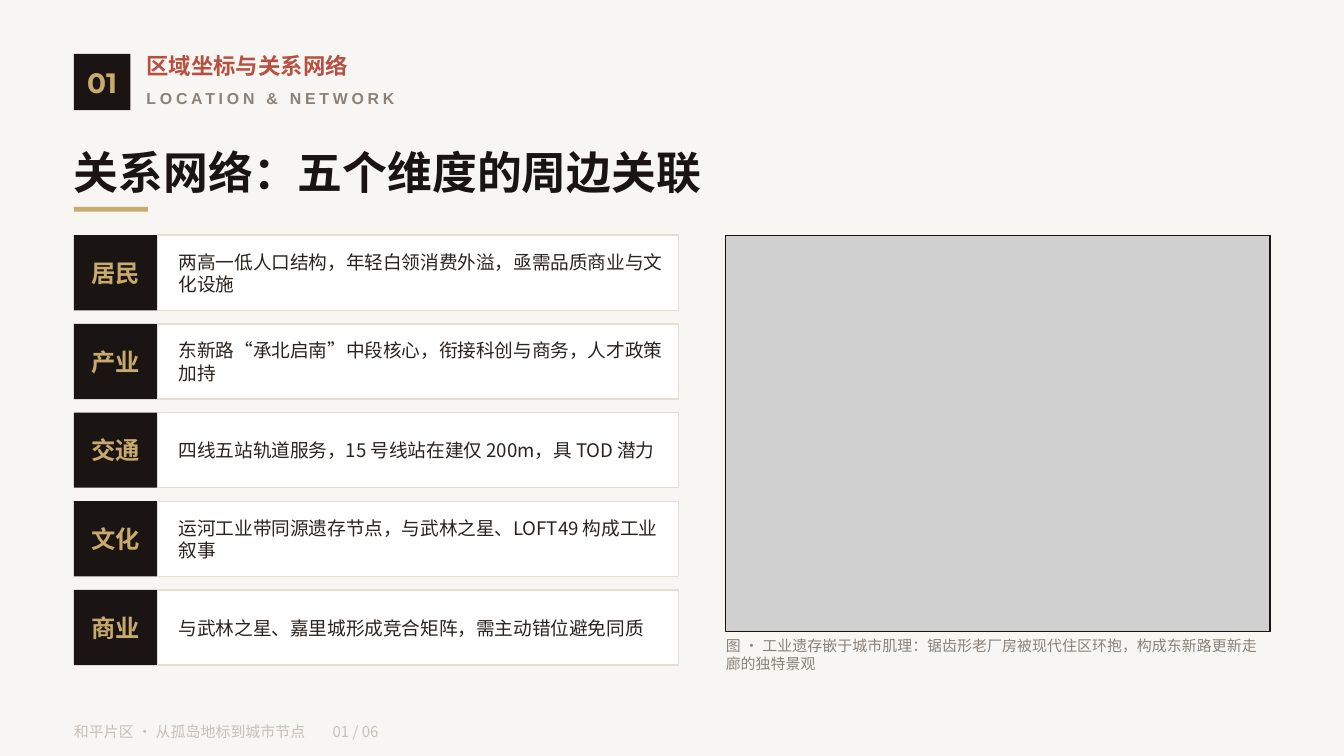
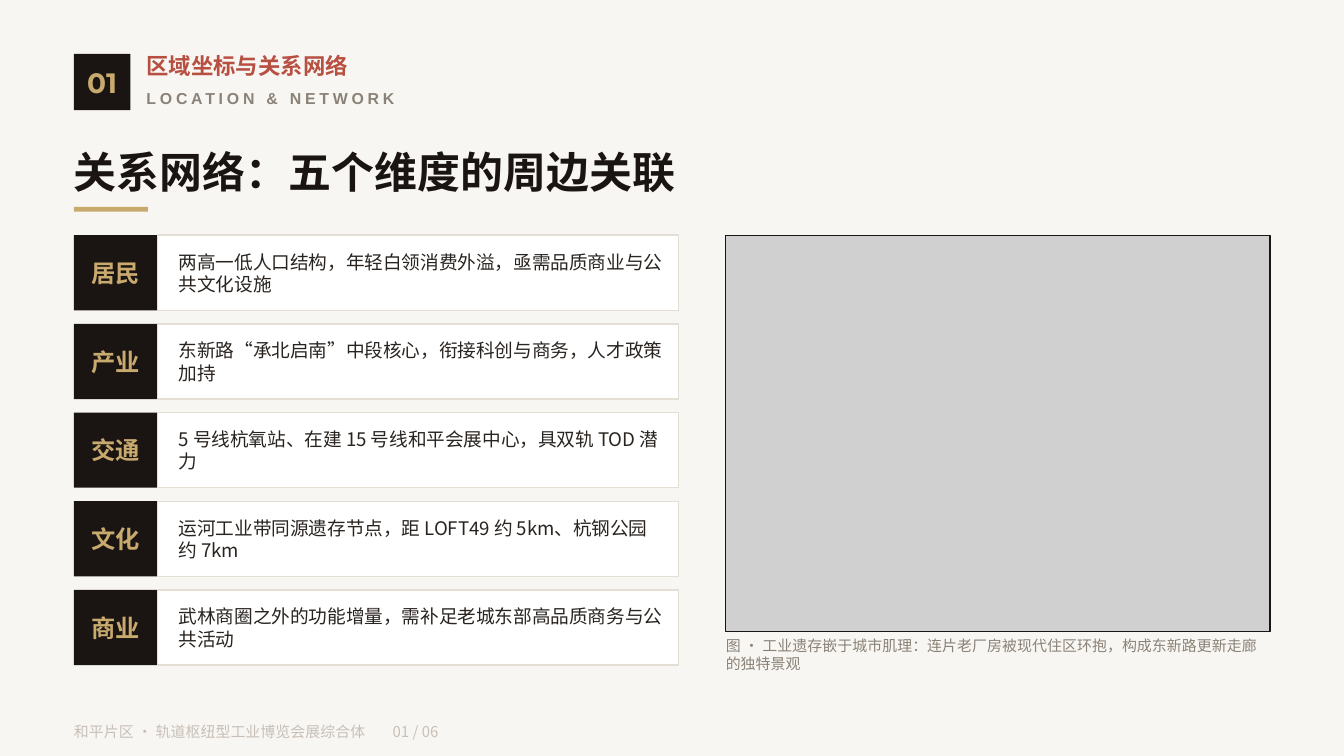
Before and after one commit to everglowwwww/LeoLee-Artical-and-Speech, a slide deck: slide 5 of 和平片区整体规划方案.pptx. Drawn at 1344x756 pixels with LibreOffice and Linux fonts; fonts in the diff are those of the drawing; grey boxes stand for pictures. Boxes give left, top, right and bottom in pixels: in the first picture for what was removed or moved away, otherwise in the second. Text is boxed around its words. In the diff, an @@ line names an element or a change of style, - is before the commit and + after.

```diff
--- a/和平片区整体规划方案.pptx
+++ b/和平片区整体规划方案.pptx
@@ text "关系网络：五个维度的周边关联" at (74, 151, 675, 192): size 24 to 23 pt @@
@@ text at (179, 253, 663, 293): text changed @@
-两高一低人口结构，年轻白领消费外溢，亟需品质商业与文化设施
+两高一低人口结构，年轻白领消费外溢，亟需品质商业与公共文化设施
@@ text at (179, 430, 659, 470): text changed @@
-四线五站轨道服务，15 号线站在建仅 200m，具 TOD 潜力
+5 号线杭氧站、在建 15 号线和平会展中心，具双轨 TOD 潜力
@@ text at (179, 519, 648, 559): text changed @@
-运河工业带同源遗存节点，与武林之星、LOFT49 构成工业叙事
+运河工业带同源遗存节点，距 LOFT49 约 5km、杭钢公园约 7km
@@ text at (179, 607, 663, 648): text changed @@
-与武林之星、嘉里城形成竞合矩阵，需主动错位避免同质
+武林商圈之外的功能增量，需补足老城东部高品质商务与公共活动
@@ text at (726, 638, 1256, 670): text changed @@
-图 · 工业遗存嵌于城市肌理：锯齿形老厂房被现代住区环抱，构成东新路更新走廊的独特景观
+图 · 工业遗存嵌于城市肌理：连片老厂房被现代住区环抱，构成东新路更新走廊的独特景观
@@ text at (74, 725, 439, 738): text changed @@
-和平片区 · 从孤岛地标到城市节点 01 / 06
+和平片区 · 轨道枢纽型工业博览会展综合体 01 / 06
```
Also in this commit, not shown: 10 other slides changed, 18 slides added, 20 slides removed.
